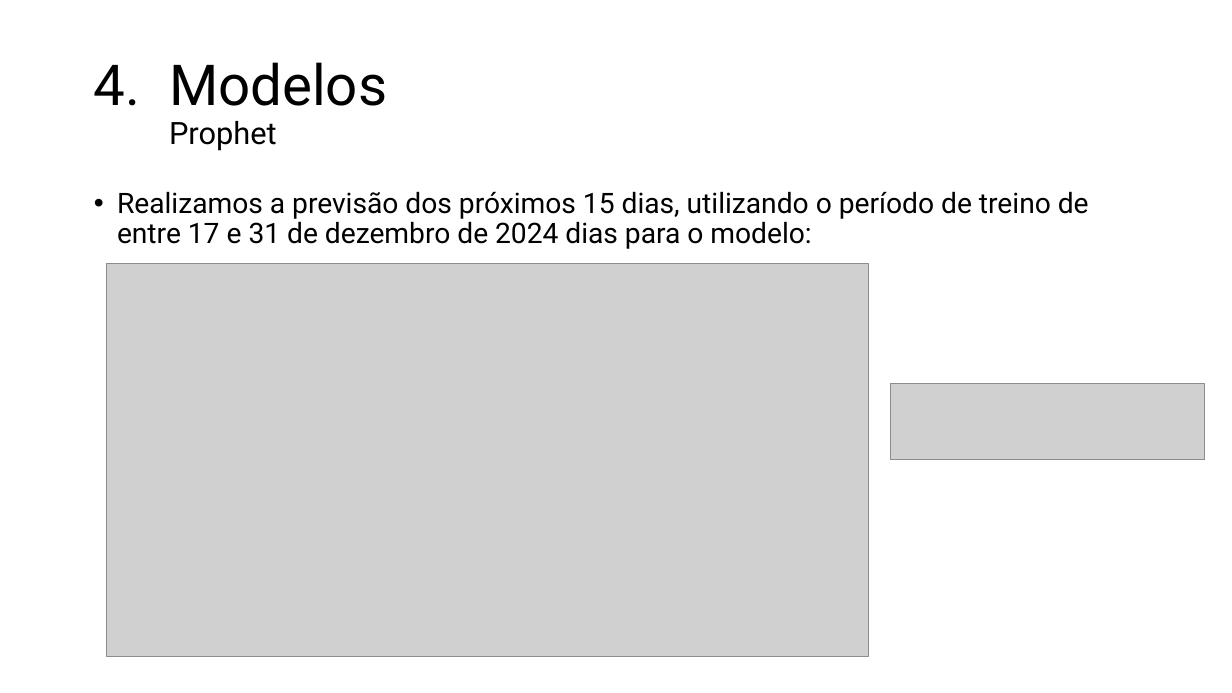
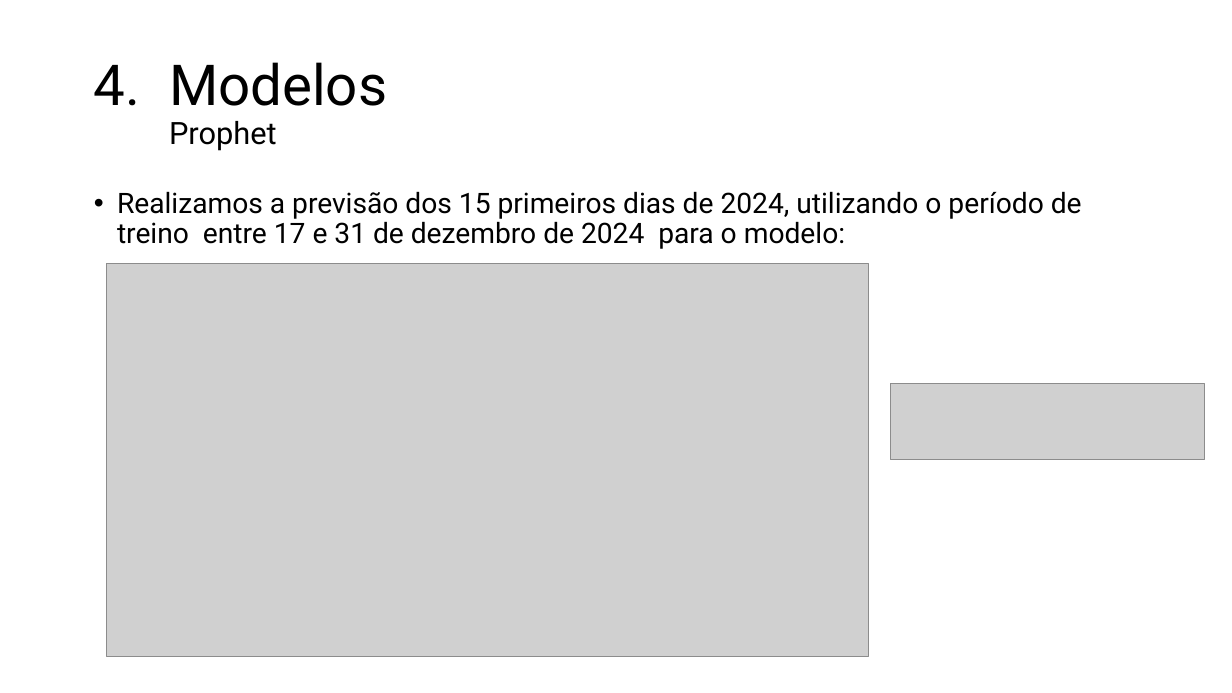
Before and after one commit to jdlmauricio/techalleg_fase_2, a slide deck: slide 17 of Tech Challenge 2.pptx. Drawn at 1232x693 pixels with LibreOffice and Linux fonts; fonts in the diff are those of the drawing; grey boxes stand for pictures; background and template pictures are left out. Boxes give left, top, right and bottom in pixels: in the first picture for what was removed or moved away, otherwise in the second. Text is boxed around its words. In the diff, an @@ line names an element or a change of style, - is before the commit and + after.

```diff
--- a/Tech Challenge 2.pptx
+++ b/Tech Challenge 2.pptx
@@ text at <box>117,191,1082,249</box>: text changed @@
-• Realizamos a previsão dos próximos 15 dias, utilizando o período de treino de entre 17 e 31 de dezembro de 2024 dias para o modelo:
+• Realizamos a previsão dos 15 primeiros dias de 2024, utilizando o período de treino entre 17 e 31 de dezembro de 2024 para o modelo:
```
Also in this commit, not shown: 3 other slides changed.
